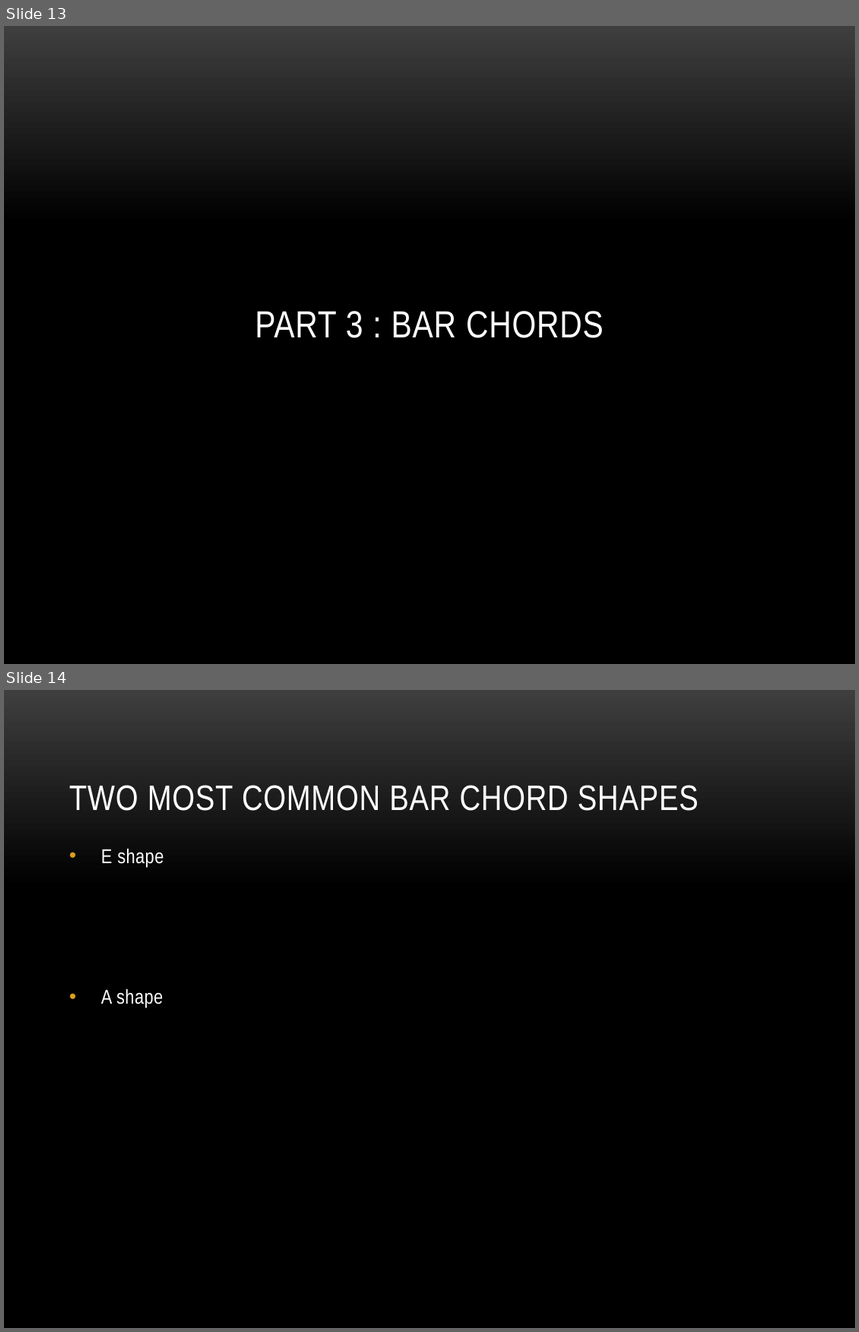
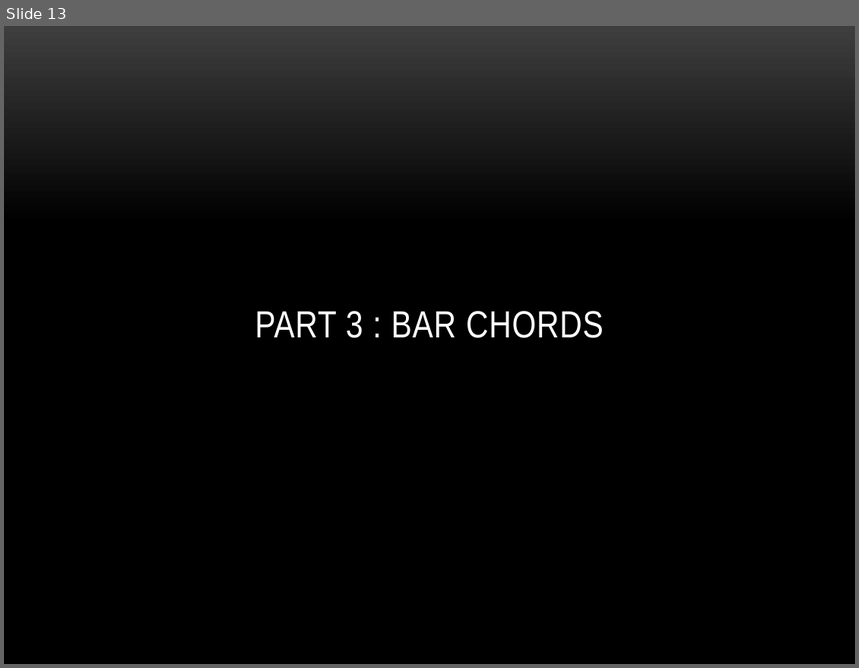
Before and after one commit to GrejSegura/datasciencecoursera, a slide deck: Assignments_Quizzes/Guitar Lessons/week 2/week 2 v1.pptx. Shown one above the other, each under a label of ours: slides 13 and 14 before the commit, slide 13 after it. The pictures are 859x1332 and 859x668 pixels, drawn with LibreOffice and Linux fonts; fonts in the diff are those of the drawing; background and template pictures are left out. Boxes give left, top, right and bottom in pixels: in the first picture for what was removed or moved away, otherwise in the second. Text is boxed around its words. In the diff, an @@ line names an element or a change of style, - is before the commit and + after.

```diff
--- a/Assignments_Quizzes/Guitar Lessons/week 2/week 2 v1.pptx
+++ b/Assignments_Quizzes/Guitar Lessons/week 2/week 2 v1.pptx
@@ slide 14 removed at bbox=[4, 690, 855, 1328], background picture (left out) @@
@@ title removed at bbox=[69, 785, 699, 811] @@
-TWO MOST COMMON BAR CHORD SHAPES
@@ text removed at bbox=[101, 848, 164, 1008] @@
-• E shape
-• A shape
```
Also in this commit, not shown: 1 slide added, 6 other files.
